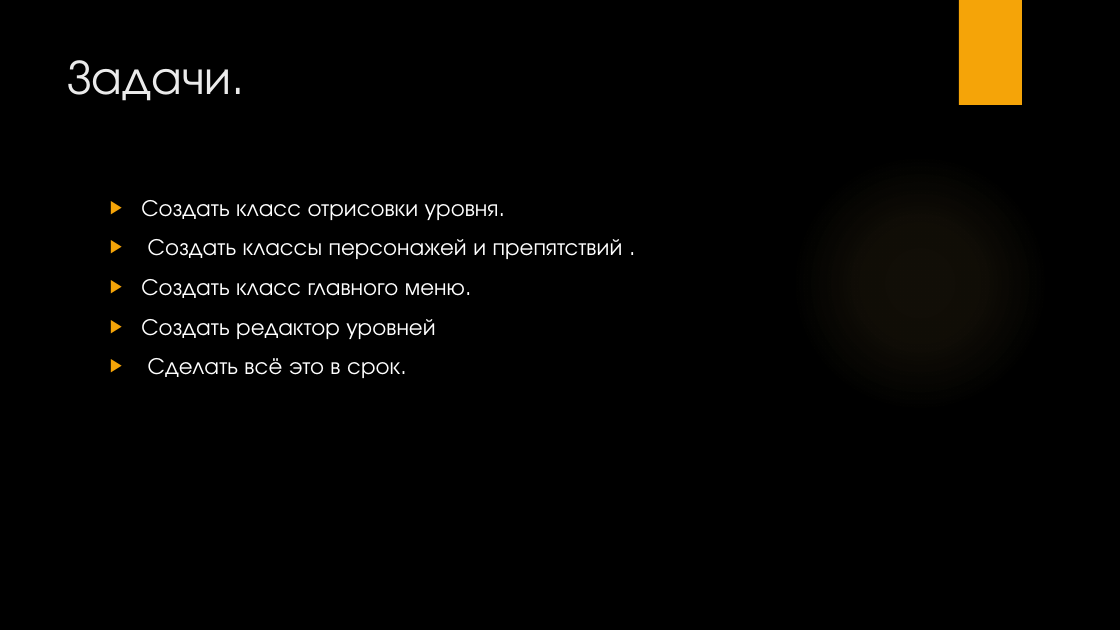
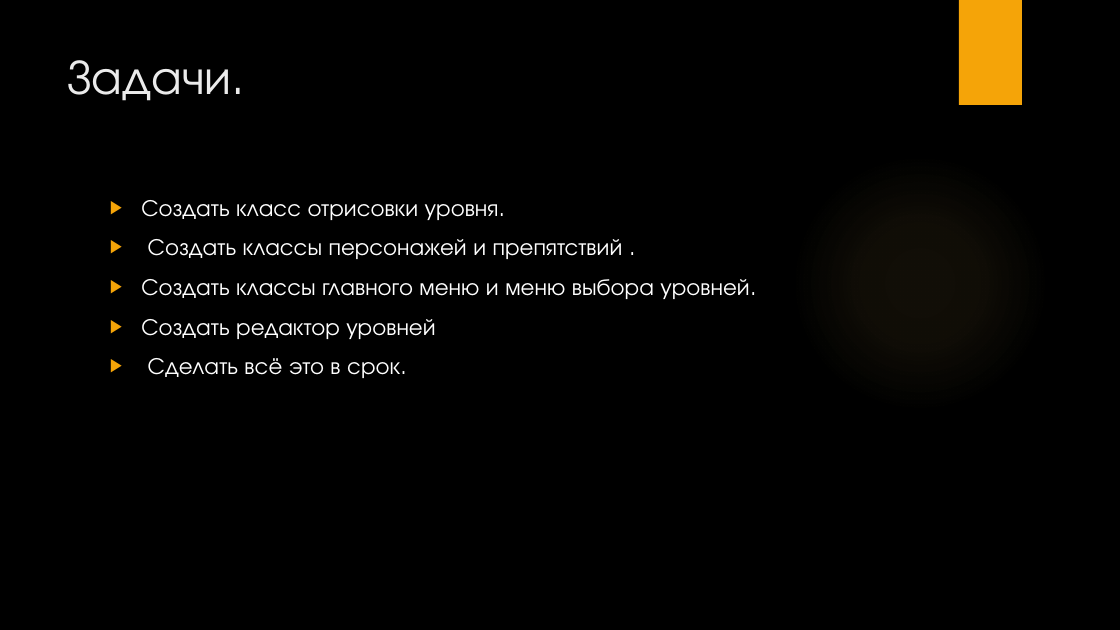
Before and after one commit to kameker/Pydash, a slide deck: slide 4 of Pydash.pptx. Drawn at 1120x630 pixels with LibreOffice and Linux fonts; fonts in the diff are those of the drawing; background and template pictures are left out. Boxes give left, top, right and bottom in pixels: in the first picture for what was removed or moved away, otherwise in the second. Text is boxed around its words. In the diff, an @@ line names an element or a change of style, - is before the commit and + after.

```diff
--- a/Pydash.pptx
+++ b/Pydash.pptx
@@ text at <box>141,279,749,299</box>: text changed @@
-▶ Создать класс главного меню.
+▶ Создать классы главного меню и меню выбора уровней.
```
Also in this commit, not shown: 3 other slides changed, 1 slide added.
